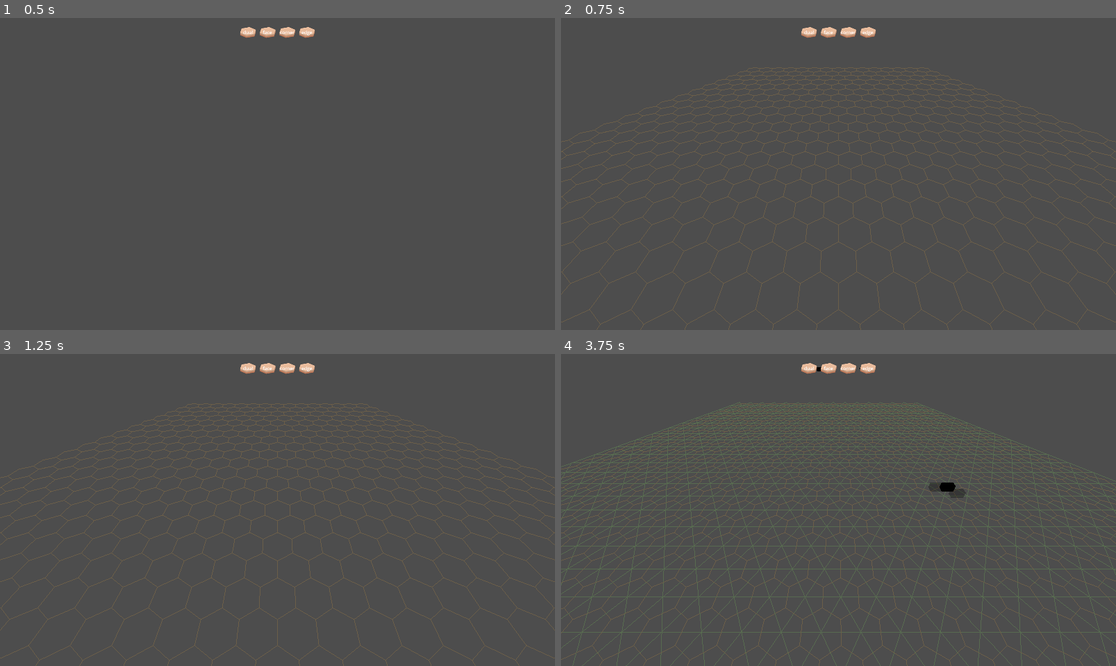
Above: before the commit, frames 1-4 (two rows, left to right).
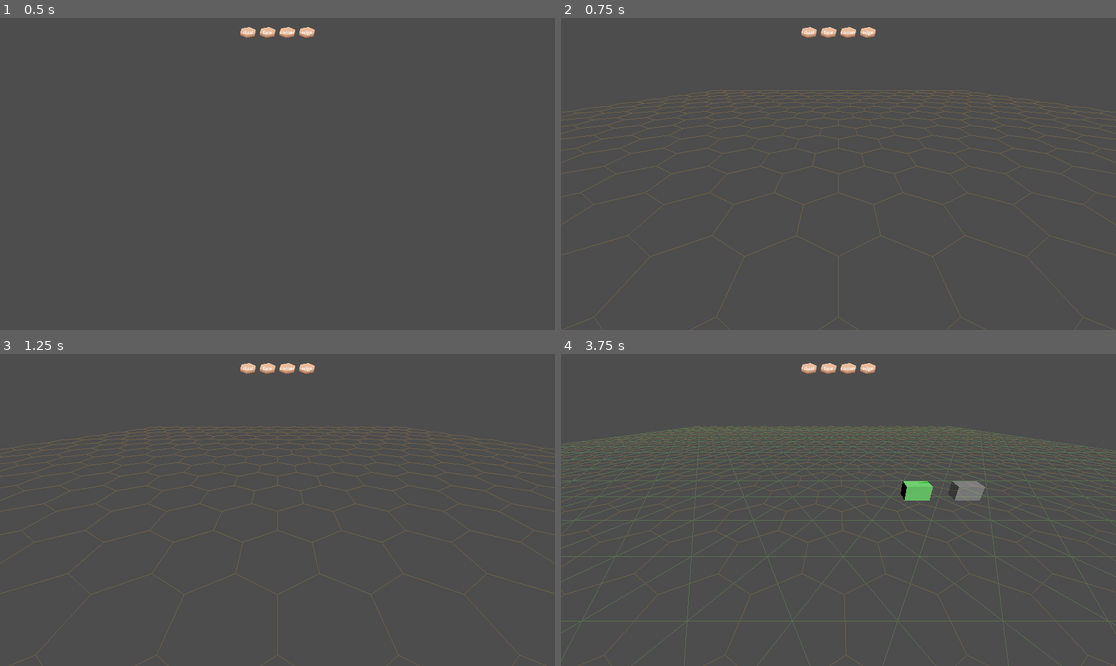
Above: after the commit, the same moments.

Repository: justfordoener/schmuck-of-schmiles
Game: Godot game, scene res://scenes/main.tscn
The game is run twice, just before and just after one commit, with the same random seed, the same clock (stepped at 60 frames per second) and the same inputs.
Inputs (mouse positions are in pixels of both pictures, inside the frame that each line leads up to):
- Up to frame 1 (0.5 s): no input
- Up to frame 2 (0.75 s): click (810, 33) at 0.5 s
- Up to frame 3 (1.25 s): no input
- Up to frame 4 (3.75 s): click (827, 369) at 1.25 s; click (849, 369) at 2 s; click (866, 369) at 2.75 s; tap Enter at 3.5 s; move the mouse to (960, 494) at 3.52 s; hold D (move_right) from 3.53 s (still down); click (960, 494) at 3.6 s

Frame 1 is identical in both runs. In frame 2, 8.0% of the frame differs, in the area x 0-100%, y 15-100%; in frame 3, 7.9%; in frame 4, 19%, in the area x 0-100%, y 4-100%.

Commit message:
#110 Refactoring and new rts_camera script
Added basic zoom to the camera
Put camera in a seperate scene, so it can be easily swapped out.
Imported rts_camera.gd from GameJam

Diff:
--- a/project.godot
+++ b/project.godot
@@ -13,11 +13,11 @@
 config/name="book_of_tiles"
 run/main_scene="uid://c80oiohis4dk6"
 config/features=PackedStringArray("4.5", "GL Compatibility")
-config/icon="res://textures/icon.svg"
+boot_splash/show_image=false
 
 [autoload]
 
-Grid="*res://scripts/grid.gd"
+Grid="*res://scripts/globals/grid.gd"
 
 [display]
 
@@ -63,14 +63,27 @@
 }
 mouse_wheel_up={
 "deadzone": 0.2,
-"events": [Object(InputEventMouseButton,"resource_local_to_scene":false,"resource_name":"","device":-1,"window_id":0,"alt_pressed":false,"shift_pressed":false,"ctrl_pressed":false,"meta_pressed":false,"button_mask":0,"position":Vector2(0, 0),"global_position":Vector2(0, 0),"factor":1.0,"button_index":4,"canceled":false,"pressed":false,"double_click":false,"script":null)
-, Object(InputEventKey,"resource_local_to_scene":false,"resource_name":"","device":-1,"window_id":0,"alt_pressed":false,"shift_pressed":false,"ctrl_pressed":false,"meta_pressed":false,"pressed":false,"keycode":0,"physical_keycode":88,"key_label":0,"unicode":120,"location":0,"echo":false,"script":null)
+"events": [Object(InputEventKey,"resource_local_to_scene":false,"resource_name":"","device":-1,"window_id":0,"alt_pressed":false,"shift_pressed":false,"ctrl_pressed":false,"meta_pressed":false,"pressed":false,"keycode":0,"physical_keycode":88,"key_label":0,"unicode":120,"location":0,"echo":false,"script":null)
 ]
 }
 mouse_wheel_down={
 "deadzone": 0.2,
+"events": [Object(InputEventKey,"resource_local_to_scene":false,"resource_name":"","device":-1,"window_id":0,"alt_pressed":false,"shift_pressed":false,"ctrl_pressed":false,"meta_pressed":false,"pressed":false,"keycode":0,"physical_keycode":90,"key_label":0,"unicode":121,"location":0,"echo":false,"script":null)
+]
+}
+rotate={
+"deadzone": 0.2,
+"events": [Object(InputEventMouseButton,"resource_local_to_scene":false,"resource_name":"","device":-1,"window_id":0,"alt_pressed":false,"shift_pressed":false,"ctrl_pressed":false,"meta_pressed":false,"button_mask":4,"position":Vector2(207, 12),"global_position":Vector2(219, 66),"factor":1.0,"button_index":3,"canceled":false,"pressed":true,"double_click":false,"script":null)
+]
+}
+move_up={
+"deadzone": 0.2,
 "events": [Object(InputEventMouseButton,"resource_local_to_scene":false,"resource_name":"","device":-1,"window_id":0,"a …(253 unchanged characters)…
-, Object(InputEventKey,"resource_local_to_scene":false,"resource_name":"","device":-1,"window_id":0,"alt_pressed":false,"shift_pressed":false,"ctrl_pressed":false,"meta_pressed":false,"pressed":false,"keycode":0,"physical_keycode":90,"key_label":0,"unicode":121,"location":0,"echo":false,"script":null)
+]
+}
+move_down={
+"deadzone": 0.2,
+"events": [Object(InputEventMouseButton,"resource_local_to_scene":false,"resource_name":"","device":-1,"window_id":0,"alt_pressed":false,"shift_pressed":false,"ctrl_pressed":false,"meta_pressed":false,"button_mask":0,"position":Vector2(0, 0),"global_position":Vector2(0, 0),"factor":1.0,"button_index":4,"canceled":false,"pressed":false,"double_click":false,"script":null)
 ]
 }
 
--- /dev/null
+++ b/scenes/camera.tscn
@@ -0,0 +1,10 @@
+[gd_scene load_steps=2 format=3 uid="uid://dgrm4us3hm1kg"]
+
+[ext_resource type="Script" uid="uid://bg6hpcnpykqce" path="res://scripts/player_controller/camera.gd" id="1_cvpoc"]
+
+[node name="Camera" type="Node3D"]
+transform = Transform3D(1, 0, 0, 0, 1, 0, 0, 0, 1, 0, 0.2698053, 0.45223695)
+script = ExtResource("1_cvpoc")
+
+[node name="Camera3D" type="Camera3D" parent="."]
+transform = Transform3D(1, 0, 0, 0, 0.8613367, 0.5080346, 0, -0.5080346, 0.8613367, 0, 0, 0)
--- a/scenes/grid.tscn
+++ b/scenes/grid.tscn
@@ -1,16 +1,16 @@
 [gd_scene load_steps=14 format=3 uid="uid://dshxsrgqjwt67"]
 
-[ext_resource type="Script" uid="uid://ro671wmm71md" path="res://scripts/grid_manager.gd" id="1_2btm2"]
-[ext_resource type="Script" uid="uid://cqeqix7xk2nmf" path="res://scripts/grid_layer.gd" id="2_2s7k2"]
-[ext_resource type="PackedScene" uid="uid://dyodgw3q3vn04" path="res://scenes/dual_module.tscn" id="2_726jt"]
-[ext_resource type="PackedScene" uid="uid://dlkm5yul1wv44" path="res://scenes/face_module.tscn" id="3_d4ula"]
-[ext_resource type="Script" uid="uid://i245qeyah2yy" path="res://scripts/play_layer.gd" id="3_gnlqp"]
-[ext_resource type="PackedScene" uid="uid://dp5c6bv7tawwy" path="res://scenes/edge_module.tscn" id="4_4hvkd"]
-[ext_resource type="Script" uid="uid://cxb0sqjo5cxy3" path="res://scripts/dual_layer.gd" id="4_gnlqp"]
-[ext_resource type="PackedScene" uid="uid://bnxu3624x5ln5" path="res://scenes/corn_module.tscn" id="5_bm8mr"]
-[ext_resource type="Script" uid="uid://dg27qxgcl41t7" path="res://scripts/face_layer.gd" id="8_ns5hy"]
-[ext_resource type="Script" uid="uid://cu3j3oei780q8" path="res://scripts/corn_layer.gd" id="8_uwaop"]
-[ext_resource type="Script" uid="uid://dihax5yv7m05a" path="res://scripts/edge_layer.gd" id="10_bm8mr"]
+[ext_resource type="Script" uid="uid://ro671wmm71md" path="res://scripts/managers/grid_manager.gd" id="1_2btm2"]
+[ext_resource type="Script" uid="uid://cqeqix7xk2nmf" path="res://scripts/grid_layers/grid_layer.gd" id="2_2s7k2"]
+[ext_resource type="PackedScene" uid="uid://dyodgw3q3vn04" path="res://scenes/modules/dual_module.tscn" id="2_726jt"]
+[ext_resource type="PackedScene" uid="uid://dlkm5yul1wv44" path="res://scenes/modules/face_module.tscn" id="3_d4ula"]
+[ext_resource type="Script" uid="uid://i245qeyah2yy" path="res://scripts/grid_layers/play_layer.gd" id="3_gnlqp"]
+[ext_resource type="PackedScene" uid="uid://dp5c6bv7tawwy" path="res://scenes/modules/edge_module.tscn" id="4_4hvkd"]
+[ext_resource type="Script" uid="uid://cxb0sqjo5cxy3" path="res://scripts/grid_layers/dual_layer.gd" id="4_gnlqp"]
+[ext_resource type="PackedScene" uid="uid://bnxu3624x5ln5" path="res://scenes/modules/corn_module.tscn" id="5_bm8mr"]
+[ext_resource type="Script" uid="uid://dg27qxgcl41t7" path="res://scripts/grid_layers/face_layer.gd" id="8_ns5hy"]
+[ext_resource type="Script" uid="uid://cu3j3oei780q8" path="res://scripts/grid_layers/corn_layer.gd" id="8_uwaop"]
+[ext_resource type="Script" uid="uid://dihax5yv7m05a" path="res://scripts/grid_layers/edge_layer.gd" id="10_bm8mr"]
 
 [sub_resource type="ORMMaterial3D" id="ORMMaterial3D_gnlqp"]
 shading_mode = 0
--- a/scenes/main.tscn
+++ b/scenes/main.tscn
@@ -1,25 +1,15 @@
 [gd_scene load_steps=5 format=3 uid="uid://c80oiohis4dk6"]
 
 [ext_resource type="PackedScene" uid="uid://dshxsrgqjwt67" path="res://scenes/grid.tscn" id="1_o5qli"]
-[ext_resource type="Script" uid="uid://cwimjfawhl5tk" path="res://scripts/main_manager.gd" id="1_o6xl0"]
-[ext_resource type="Script" uid="uid://bg6hpcnpykqce" path="res://scripts/camera.gd" id="3_sugp2"]
-[ext_resource type="Texture2D" uid="uid://ddpcedgy74v6x" path="res://models/sand.png" id="5_tbgi4"]
+[ext_resource type="Script" uid="uid://cwimjfawhl5tk" path="res://scripts/managers/main_manager.gd" id="1_o6xl0"]
+[ext_resource type="PackedScene" uid="uid://dgrm4us3hm1kg" path="res://scenes/camera.tscn" id="4_jyhfs"]
+[ext_resource type="Texture2D" uid="uid://ddpcedgy74v6x" path="res://textures/sand.png" id="5_tbgi4"]
 
 [node name="Main" type="Node"]
 script = ExtResource("1_o6xl0")
 
-[node name="Light" type="OmniLight3D" parent="."]
-transform = Transform3D(1, 0, 0, 0, 1, 0, 0, 0, 1, 2.35254, 2.28655, 1.74966)
-
-[node name="Camera" type="Node3D" parent="."]
-script = ExtResource("3_sugp2")
-
-[node name="Camera3D" type="Camera3D" parent="Camera"]
-transform = Transform3D(1, 0, 0, 0, 0.707107, 0.707107, 0, -0.707107, 0.707107, 0, 10, 10)
-current = true
-
-[node name="grid_manager" parent="." instance=ExtResource("1_o5qli")]
-camera_path = NodePath("../Camera/Camera3D")
+[node name="Light" type="DirectionalLight3D" parent="."]
+transform = Transform3D(1, 0, 0, 0, 0.6655952, 0.746313, 0, -0.746313, 0.6655952, 2.35254, 6.9790125, 5.7587614)
 
 [node name="UI" type="Control" parent="."]
 layout_mode = 3
@@ -100,6 +90,10 @@
 text = "edge"
 horizontal_alignment = 1
 
+[node name="CameraController" parent="." instance=ExtResource("4_jyhfs")]
+
+[node name="GridManager" parent="." instance=ExtResource("1_o5qli")]
+
 [connection signal="pressed" from="UI/VBoxContainer/HBoxContainer/MarginContainer/dual_layer_button" to="." method="on_ui_grid_layer_button_pressed" binds= ["dual_layer"]]
 [connection signal="pressed" from="UI/VBoxContainer/HBoxContainer/MarginContainer2/face_layer_button" to="." method="on_ui_grid_layer_button_pressed" binds= ["face_layer"]]
 [connection signal="pressed" from="UI/VBoxContainer/HBoxContainer/MarginContainer3/corn_layer_button" to="." method="on_ui_grid_layer_button_pressed" binds= ["corn_layer"]]
--- /dev/null
+++ b/scenes/rts_camera.tscn
@@ -0,0 +1,12 @@
+[gd_scene load_steps=2 format=3 uid="uid://cl022yfv6jrj"]
+
+[ext_resource type="Script" uid="uid://ceh0ofm7dnxqa" path="res://scripts/player_controller/rts_camera.gd" id="1_cvpoc"]
+
+[node name="RTSCamera" type="Node3D"]
+script = ExtResource("1_cvpoc")
+
+[node name="CameraRotX" type="Node3D" parent="."]
+
+[node name="CameraZoomPivot" type="Node3D" parent="CameraRotX"]
+
+[node name="Camera3D" type="Camera3D" parent="CameraRotX/CameraZoomPivot"]
--- a/scripts/hexgrid_snap_tool.gd
+++ /dev/null
@@ -1,35 +0,0 @@
-#@tool
-extends Node
-
-var activated : bool
-
-var selected_nodes : Array[Node]
-
-func _process(_delta: float) -> void:
-	if not activated:
-		return
-	_set_selected_node()
-	_update_selected_node()
-
-func _update_selected_node() -> void:
-	for selected_node in selected_nodes:
-		if selected_node == null:
-			return
-		var point : Vector3 = Vector3(selected_node.global_position.x, selected_node.global_position.y, selected_node.global_position.z)
-		selected_node.global_position = Grid.euclidic_snap_to_dualgrid(point)
-
-func _set_selected_node() -> void:
-	if Engine.is_editor_hint():
-		var selection = EditorInterface.get_selection()
-		if selection.get_selected_nodes().is_empty():
-			return
-		if selection.get_top_selected_nodes().all(_is_3d_node):
-			selected_nodes = selection.get_top_selected_nodes()
-	else:
-		pass #TODO handle ingame node selection
-
-func _is_3d_node(node) -> bool:
-	if (node.get_class() == "Node3D"):
-		return true
-	else:
-		return false
--- a/scripts/grid_manager.gd
+++ b/scripts/managers/grid_manager.gd
@@ -1,10 +1,6 @@
 extends Node
 
-@onready var play_layer = $grid_layers/play_layer
-@onready var dual_layer = $grid_layers/dual_layer
-@onready var face_layer = $grid_layers/face_layer
-@onready var edge_layer = $grid_layers/edge_layer
-@onready var corn_layer = $grid_layers/corn_layer
+@onready var camera_controller = $"../CameraController"
 
 @onready var grid_layers = {
 	"play_layer" : $grid_layers/play_layer,
@@ -34,7 +30,7 @@
 var camera : Camera3D
 
 func _ready():
-	camera = get_node(camera_path) as Camera3D
+	camera = camera_controller.camera
 	set_process(false)
 
 func _create_preview_instance():
@@ -53,7 +49,7 @@
 
 func _process(_delta):
 	if !camera or !preview_instance or !active_layer.current_module:
-		push_warning("WARNING: camera or preview_instance or current_module is not assigned.")
+		push_warning("WARNING: camera_path or preview_instance or current_module is not assigned.")
 		return
 	var mouse_pos = get_viewport().get_mouse_position()
 	var ray_origin = camera.project_ray_origin(mouse_pos)
--- a/scripts/main_manager.gd
+++ b/scripts/managers/main_manager.gd
@@ -1,6 +1,6 @@
 extends Node
 
-@onready var grid_manager = $grid_manager
+@onready var grid_manager = $GridManager
 
 func on_ui_grid_layer_button_pressed(layer_key : String):
 	grid_manager.set_active_layer(layer_key)
--- a/scripts/camera.gd
+++ b/scripts/player_controller/camera.gd
@@ -1,13 +1,16 @@
 extends Node3D
 
-@export var move_speed := 20.0
-@export var rotation_speed := 120  # Degrees per second
-@export var smoothness := 5.0       # Higher = faster interpolation
+@export var move_speed: float 		= 20.0
+@export var rotation_speed: float 	= 120  # Degrees per second
+@export var smoothness: float 		= 5.0       # Higher = faster interpolation
+@export var zoom_speed: float 		= 3.0
+@export var min_zoom: float			= 3.0
+@export var max_zoom: float			= 10.0
+@onready var camera: Node			= $Camera3D
 
-@onready var camera := $Camera3D
-
-var _target_position: Vector3
-var _target_rotation_y := 0.0
+var _target_position: Vector3 		= Vector3.ZERO
+var _target_rotation_y: float 		= 0.0
+var _zoom_target: float 			= 0.0
 
 func _ready():
 	_target_position = global_position
@@ -19,9 +22,8 @@
 
 func smooth_update(delta):
 	global_position = global_position.lerp(_target_position, delta * smoothness)
-	var current_y = _target_rotation_y
-	current_y = lerp_angle(current_y, _target_rotation_y, delta * smoothness)
-	rotation_degrees = Vector3(0, current_y, 0)
+	rotation_degrees.y = lerp_angle(_target_rotation_y, _target_rotation_y, delta * smoothness)
+	camera.position.y = lerp(camera.position.y, _zoom_target, delta * smoothness)
 
 func handle_input(delta):
 	var input_dir := Vector3.ZERO
@@ -36,10 +38,13 @@
 	if input_dir != Vector3.ZERO:
 		input_dir = input_dir.normalized()
 		var move_dir = transform.basis * input_dir
-		move_dir.y = 0
 		_target_position += move_dir * move_speed * delta
 
 	if Input.is_action_pressed("rotate_left"):
 		_target_rotation_y -= rotation_speed * delta
 	if Input.is_action_pressed("rotate_right"):
 		_target_rotation_y += rotation_speed * delta
+
+	var zoom_direction = (int(Input.is_action_just_released("move_up")) - int(Input.is_action_just_released("move_down")))
+	_zoom_target += zoom_speed * zoom_direction
+	_zoom_target = clamp(_zoom_target, min_zoom, max_zoom)
--- /dev/null
+++ b/scripts/player_controller/rts_camera.gd
@@ -0,0 +1,64 @@
+extends Node3D
+
+
+@onready var rotation_x = $CameraRotX
+@onready var zoom_pivot = $CameraRotX/CameraZoomPivot
+@onready var camera = $CameraRotX/CameraZoomPivot/Camera3D
+
+@export var path = camera
+
+# variables
+@export var floatyness : float = 0.10
+@export var move_speed = 0.6
+var move_target: Vector3
+
+# rotation
+@export var rotate_keys_speed = 1.5
+var rotate_keys_target: float
+
+# zoom
+var zoom_target: float
+@export var zoom_speed = 3.0
+@export var min_zoom = -35.0
+@export var max_zoom = -10.0
+
+# mouse
+@export var mouse_sensitivity = 0.3
+
+
+func _ready() -> void:
+	move_target = position
+	rotate_keys_target = rotation_degrees.y
+	zoom_target = camera.position.z
+
+	#camera.look_at(position)
+
+func _input(event: InputEvent) -> void:
+	if event is InputEventMouseMotion and Input.is_action_pressed("rotate"):
+		rotate_keys_target -= event.relative.x * mouse_sensitivity
+		rotation_x.rotation_degrees.x -= event.relative.y * mouse_sensitivity
+		rotation_x.rotation_degrees.x = clamp(rotation_x.rotation_degrees.x, -40, 10)
+
+# Called every frame. 'delta' is the elapsed time since the previous frame.
+func _process(delta: float) -> void:
+	if Input.is_action_just_pressed("rotate"):
+		Input.set_mouse_mode(Input.MOUSE_MODE_CAPTURED)
+	if Input.is_action_just_released("rotate"):
+		Input.set_mouse_mode(Input.MOUSE_MODE_VISIBLE)
+
+	# get input directions
+	var input_direction = Input.get_vector("move_left", "move_right", "move_forward", "move_back")
+	var movement_direction = (transform.basis * Vector3(input_direction.x, 0, input_direction.y)).normalized()
+	var rotate_keys_direction = Input.get_axis("rotate_left", "rotate_right")
+	var zoom_direction = (int(Input.is_action_just_released("move_up")) - int(Input.is_action_just_released("move_down")))
+
+	# set movement targets
+	move_target += move_speed * movement_direction
+	rotate_keys_target += rotate_keys_speed * rotate_keys_direction
+	zoom_target += zoom_speed * zoom_direction
+	zoom_target = clamp(zoom_target, min_zoom, max_zoom)
+
+	# lerp to movement targets
+	position = lerp(position, move_target, floatyness)
+	rotation_degrees.y = lerp(rotation_degrees.y, rotate_keys_target, floatyness)
+	camera.position.z = lerp(camera.position.z, zoom_target, floatyness)
--- a/scripts/tile_placement.gd
+++ /dev/null
@@ -1,87 +0,0 @@
-extends Node
-
-@export var dual_grid_tile : PackedScene
-@export var tri_grid_tile : PackedScene
-@export var play_grid_tile : PackedScene
-@export var camera_path: NodePath  # Assign your Camera3D here in the editor
-
-var scene_to_spawn: PackedScene
-var preview_instance: Node3D
-var camera: Camera3D
-
-func _ready():
-	scene_to_spawn = dual_grid_tile
-	camera = get_node(camera_path) as Camera3D
-	_create_preview_instance()
-
-func _process(_delta):
-	if !camera or !preview_instance:
-		return
-	var mouse_pos = get_viewport().get_mouse_position()
-	if _is_mouse_over_ui_rect(mouse_pos):
-		preview_instance.visible = false
-		return
-	else:
-		preview_instance.visible = true
-	var ray_origin = camera.project_ray_origin(mouse_pos)
-	var ray_dir = camera.project_ray_normal(mouse_pos)
-
-	var plane = Plane(Vector3.UP, 0)  # y = 0
-	var hit = plane.intersects_ray(ray_origin, ray_dir)
-
-	if hit != null:
-		var snapped_hit
-		if Grid.grid_state == 0:
-			snapped_hit = Grid.euclidic_snap_to_dualgrid(hit)
-		if Grid.grid_state == 1:
-			snapped_hit = Grid.euclidic_snap_to_trigrid(hit)
-		preview_instance.global_position = snapped_hit
-
-		if Input.is_action_just_pressed("mouse_left"):
-			_spawn_instance(snapped_hit, preview_instance.rotation.y)
-		if Input.is_action_just_pressed("mouse_wheel_down"):
-			preview_instance.rotate_y(deg_to_rad(60))
-		if Input.is_action_just_pressed("mouse_wheel_up"):
-			preview_instance.rotate_y(deg_to_rad(-60))
-
-func _is_mouse_over_ui_rect(mouse_pos : Vector2) -> bool:
-	var hovered = get_viewport().gui_get_hovered_control()
-	return hovered != null and hovered.get_global_rect().has_point(mouse_pos)
-
-func recreate_preview_instance():
-	preview_instance.queue_free()
-	if Grid.grid_state == 0:
-		scene_to_spawn = dual_grid_tile
-		print("DEBUG: assigned dualagon tile")
-	else:
-		scene_to_spawn = tri_grid_tile
-		print("DEBUG: assigned triangle tile")
-	_create_preview_instance()
-
-func _create_preview_instance():
-	if !scene_to_spawn:
-		push_warning("WARNING: scene_to_spawn is not assigned.")
-		return
-	preview_instance = scene_to_spawn.instantiate()
-	preview_instance.visible = true
-
-	# Apply transparency to all MeshInstance3Ds in the preview
-	var material := StandardMaterial3D.new()
-	material.albedo_color = Color(1, 1, 1, 0.3)
-	material.transparency = BaseMaterial3D.TRANSPARENCY_ALPHA
-	material.flags_transparent = true
-
-	for child in preview_instance.get_children():
-		if child is MeshInstance3D:
-			child.material_override = material
-
-	add_child(preview_instance)
-
-func _spawn_instance(position: Vector3, rotation : float):
-	if !scene_to_spawn:
-		push_warning("scene_to_spawn is not assigned.")
-		return
-	var instance = scene_to_spawn.instantiate()
-	get_tree().current_scene.add_child(instance)
-	instance.global_position = position
-	instance.global_rotation.y = rotation
--- a/scripts/trigrid_snap_tool.gd
+++ /dev/null
@@ -1,35 +0,0 @@
-#@tool
-extends Node
-
-var activated : bool
-
-var selected_nodes : Array[Node]
-
-func _process(_delta: float) -> void:
-	if not activated:
-		return
-	_set_selected_node()
-	_update_node_position()
-
-func _update_node_position() -> void:
-	for selected_node in selected_nodes:
-		if selected_node == null:
-			return
-		var point : Vector3 = Vector3(selected_node.global_position.x, selected_node.global_position.y, selected_node.global_position.z)
-		selected_node.global_position = Grid.euclidic_snap_to_trigrid(point)
-
-func _set_selected_node() -> void:
-	if Engine.is_editor_hint():
-		var selection = EditorInterface.get_selection()
-		if selection.get_selected_nodes().is_empty():
-			return
-		if selection.get_top_selected_nodes().all(_is_3d_node):
-			selected_nodes = selection.get_top_selected_nodes()
-	else:
-		pass #TODO handle ingame node selection
-
-func _is_3d_node(node) -> bool:
-	if (node.get_class() == "Node3D"):
-		return true
-	else:
-		return false
Renamed: scenes/corn_module.tscn -> scenes/modules/corn_module.tscn
Renamed: scenes/dual_module.tscn -> scenes/modules/dual_module.tscn
Renamed: scenes/edge_module.tscn -> scenes/modules/edge_module.tscn
Renamed: scenes/face_module.tscn -> scenes/modules/face_module.tscn
Renamed: scripts/grid.gd -> scripts/globals/grid.gd
Renamed: scripts/grid.gd.uid -> scripts/globals/grid.gd.uid
Renamed: scripts/corn_layer.gd -> scripts/grid_layers/corn_layer.gd
Renamed: scripts/corn_layer.gd.uid -> scripts/grid_layers/corn_layer.gd.uid
Renamed: scripts/dual_layer.gd -> scripts/grid_layers/dual_layer.gd
Renamed: scripts/dual_layer.gd.uid -> scripts/grid_layers/dual_layer.gd.uid
Renamed: scripts/edge_layer.gd -> scripts/grid_layers/edge_layer.gd
Renamed: scripts/edge_layer.gd.uid -> scripts/grid_layers/edge_layer.gd.uid
(and 15 more such lines)
